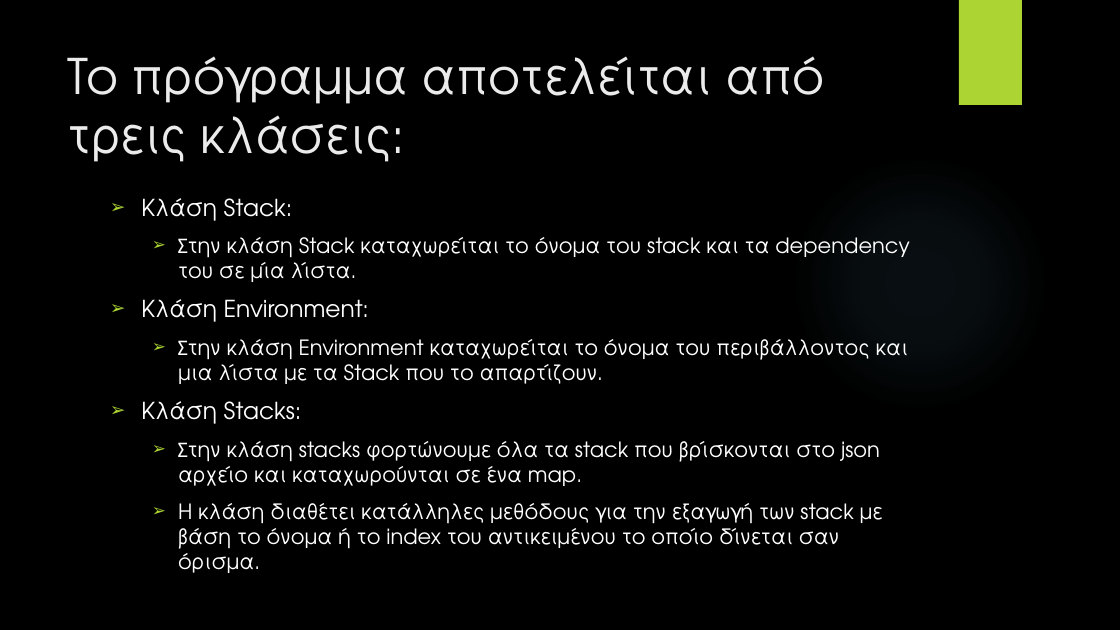
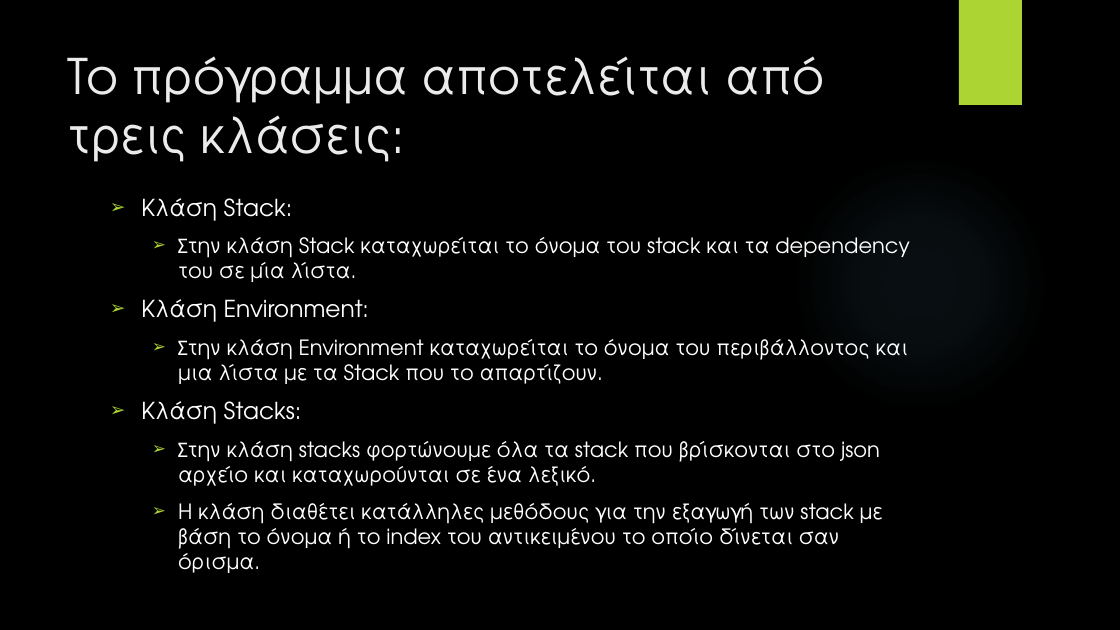
Before and after one commit to Alexander-Gerontas/Computational-Cloud-Conundrum, a slide deck: slide 4 of Presentation.pptx. Drawn at 1120x630 pixels with LibreOffice and Linux fonts; fonts in the diff are those of the drawing; background and template pictures are left out. Boxes give left, top, right and bottom in pixels: in the first picture for what was removed or moved away, otherwise in the second. Text is boxed around its words. In the diff, an @@ line names an element or a change of style, - is before the commit and + after.

```diff
--- a/Presentation.pptx
+++ b/Presentation.pptx
@@ text at <box>178,441,880,486</box>: text changed @@
-  ➢ Στην κλάση stacks φορτώνουμε όλα τα stack που βρίσκονται στο json αρχείο και καταχωρούνται σε ένα map.
+  ➢ Στην κλάση stacks φορτώνουμε όλα τα stack που βρίσκονται στο json αρχείο και καταχωρούνται σε ένα λεξικό.
```
Also in this commit, not shown: 4 other slides changed, 1 other file.
